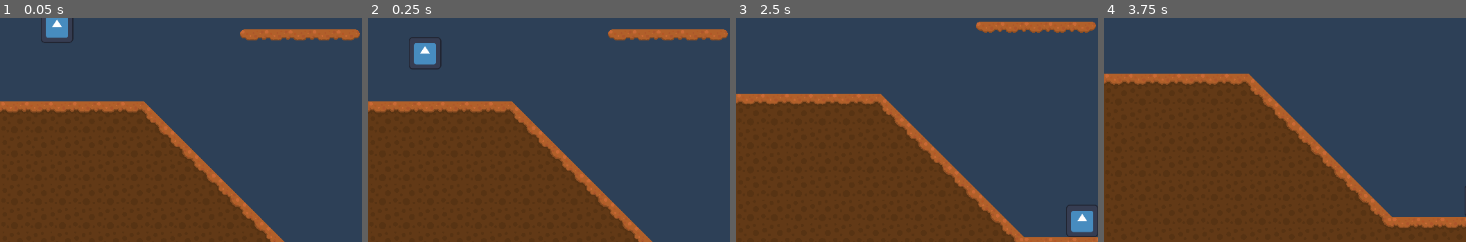
Above: before the commit, frames 1-4 (left to right).
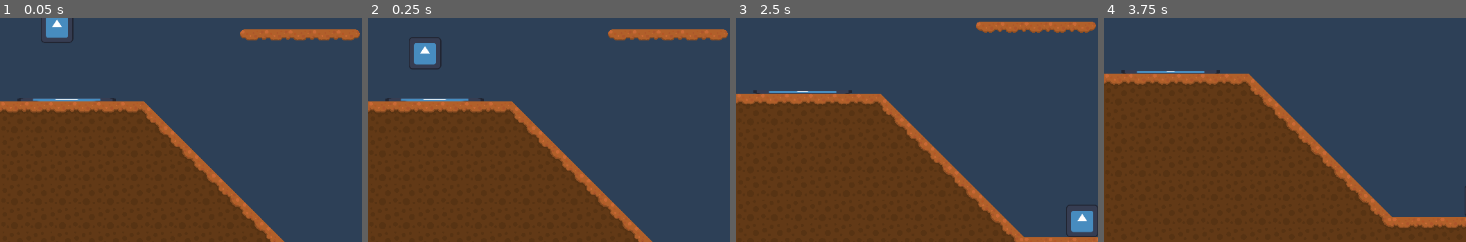
Above: after the commit, the same moments.

Repository: 24106/chef-cat
Game: Godot game, scene res://scenes/level_1.tscn
Same seed, same stepped clock (60 frames per second), same inputs: the game is played once before the commit and once after it. The engine's default icon, where the game draws it, is replaced by a stand-in: a white triangle on a blue panel in a dark square.
Inputs:
- Up to frame 1 (0.05 s): no input
- Up to frame 2 (0.25 s): no input
- Up to frame 3 (2.5 s): hold Right (player_right) 0.53-2.03 s; tap Up (player_jump) at 0.77, 1.52 s; hold Left (player_left) from 2.03 s (still down)
- Up to frame 4 (3.75 s): release Left (player_left) at 2.78 s; hold Right (player_right) from 2.78 s (still down); tap Up (player_jump) at 3.02 s
The pictures show only the part of the screen within x 13-63%, y 19-69%; the shares and areas given below are measured in that part.

The runs differ from the first frame. In frame 1, 0.3% of the frame differs, in the area x 4-33%, y 35-38%; in frame 2, 0.3%; in frame 3, 0.2%; in frame 4, 0.2%.

Commit message:
adding a slippery floor scene and variables for player sprint

Diff:
--- a/project.godot
+++ b/project.godot
@@ -36,6 +36,11 @@
 , Object(InputEventKey,"resource_local_to_scene":false,"resource_name":"","device":0,"window_id":0,"alt_pressed":false,"shift_pressed":false,"ctrl_pressed":false,"meta_pressed":false,"pressed":false,"keycode":0,"physical_keycode":32,"key_label":0,"unicode":0,"location":0,"echo":false,"script":null)
 ]
 }
+sprint={
+"deadzone": 0.5,
+"events": [Object(InputEventKey,"resource_local_to_scene":false,"resource_name":"","device":-1,"window_id":0,"alt_pressed":false,"shift_pressed":false,"ctrl_pressed":false,"meta_pressed":false,"pressed":false,"keycode":0,"physical_keycode":4194325,"key_label":0,"unicode":0,"location":0,"echo":false,"script":null)
+]
+}
 
 [physics]
 
--- a/scenes/level_1.tscn
+++ b/scenes/level_1.tscn
@@ -2,6 +2,7 @@
 
 [ext_resource type="PackedScene" uid="uid://csnym1hhvp63e" path="res://scenes/prefabs/player.tscn" id="1_014kd"]
 [ext_resource type="Texture2D" uid="uid://cauwk4rhfu2tv" path="res://assets/basic tilemap.png" id="2_bswci"]
+[ext_resource type="PackedScene" uid="uid://xmhg2ynua3j" path="res://scenes/prefabs/slippery_floor.tscn" id="3_rus8k"]
 
 [sub_resource type="TileSetAtlasSource" id="TileSetAtlasSource_rus8k"]
 texture = ExtResource("2_bswci")
@@ -99,6 +100,9 @@
 [node name="player" parent="." unique_id=1720179057 instance=ExtResource("1_014kd")]
 position = Vector2(412, -167)
 
+[node name="slippery_floor" parent="." unique_id=1588692238 instance=ExtResource("3_rus8k")]
+position = Vector2(443, 70)
+
 [node name="terrain" type="TileMapLayer" parent="." unique_id=1999464203]
 position = Vector2(0, -1000)
 scale = Vector2(0.15, 0.15)
--- /dev/null
+++ b/scenes/prefabs/slippery_floor.tscn
@@ -0,0 +1,18 @@
+[gd_scene format=3 uid="uid://xmhg2ynua3j"]
+
+[ext_resource type="Texture2D" uid="uid://bvfb1ko2nlhdo" path="res://icon.svg" id="1_7gpao"]
+
+[sub_resource type="RectangleShape2D" id="RectangleShape2D_7gpao"]
+size = Vector2(314, 10)
+
+[node name="slippery_floor" type="Node2D" unique_id=1588692238]
+
+[node name="Area2D" type="Area2D" parent="." unique_id=1134392805]
+
+[node name="Sprite2D" type="Sprite2D" parent="Area2D" unique_id=289754006]
+position = Vector2(-5.9604645e-08, 0)
+scale = Vector2(2.4531252, 0.08984375)
+texture = ExtResource("1_7gpao")
+
+[node name="CollisionShape2D" type="CollisionShape2D" parent="Area2D" unique_id=1503369295]
+shape = SubResource("RectangleShape2D_7gpao")
--- a/scripts/player.gd
+++ b/scripts/player.gd
@@ -1,6 +1,7 @@
 extends CharacterBody2D
 
-const speed = 600
+var speed = 600
+var sprint_speed = 800
 const jump_power = -1850
 
 const acceleration = 40
